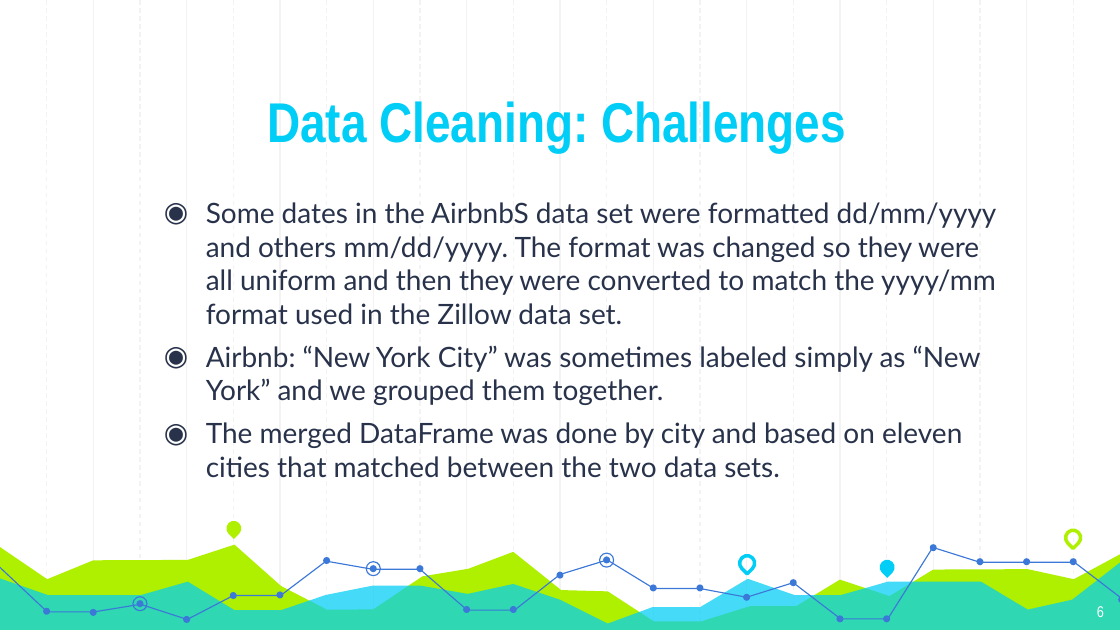
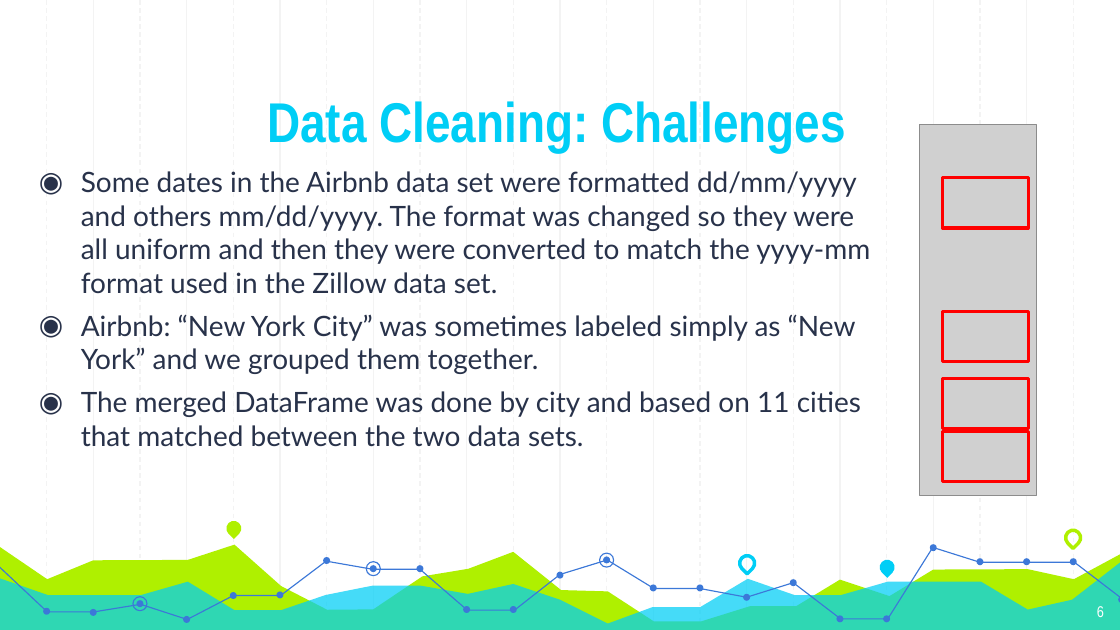
Before and after one commit to GT-Project1-A1/AirBNB, a slide deck: slide 6 of Project1_FinalPresentation.pptx. Drawn at 1120x630 pixels with LibreOffice and Linux fonts; fonts in the diff are those of the drawing; grey boxes stand for pictures. Boxes give left, top, right and bottom in pixels: in the first picture for what was removed or moved away, otherwise in the second. Text is boxed around its words. In the diff, an @@ line names an element or a change of style, - is before the commit and + after.

```diff
--- a/Project1_FinalPresentation.pptx
+++ b/Project1_FinalPresentation.pptx
@@ picture added at (920, 124, 1036, 495) @@
@@ text "Some dates in the Airbnb ...": place and size @@
-text "Some dates in the Airbnb ..." at (206, 202, 997, 478)
+text "Some dates in the Airbnb ..." at (81, 171, 870, 447)
@@ text at (81, 171, 870, 294): text changed @@
-◉ Some dates in the AirbnbS data set were formatted dd/mm/yyyy and others mm/dd/yyyy. The format was changed so they were all uniform and then they were converted to match the yyyy/mm format used in the Zillow data set.
+◉ Some dates in the Airbnb data set were formatted dd/mm/yyyy and others mm/dd/yyyy. The format was changed so they were all uniform and then they were converted to match the yyyy-mm format used in the Zillow data set.
@@ rectangle added at (942, 178, 1028, 228), outline #FF0000 2 pt @@
@@ rectangle added at (942, 311, 1028, 362), outline #FF0000 2 pt @@
@@ rectangle added at (943, 379, 1029, 429), outline #FF0000 2 pt @@
@@ text at (81, 391, 861, 447): text changed @@
-◉ The merged DataFrame was done by city and based on eleven cities that matched between the two data sets.
+◉ The merged DataFrame was done by city and based on 11 cities that matched between the two data sets.
@@ rectangle added at (942, 431, 1028, 482), outline #FF0000 2 pt @@
```
Also in this commit, not shown: 2 other slides changed, 18 other files.
